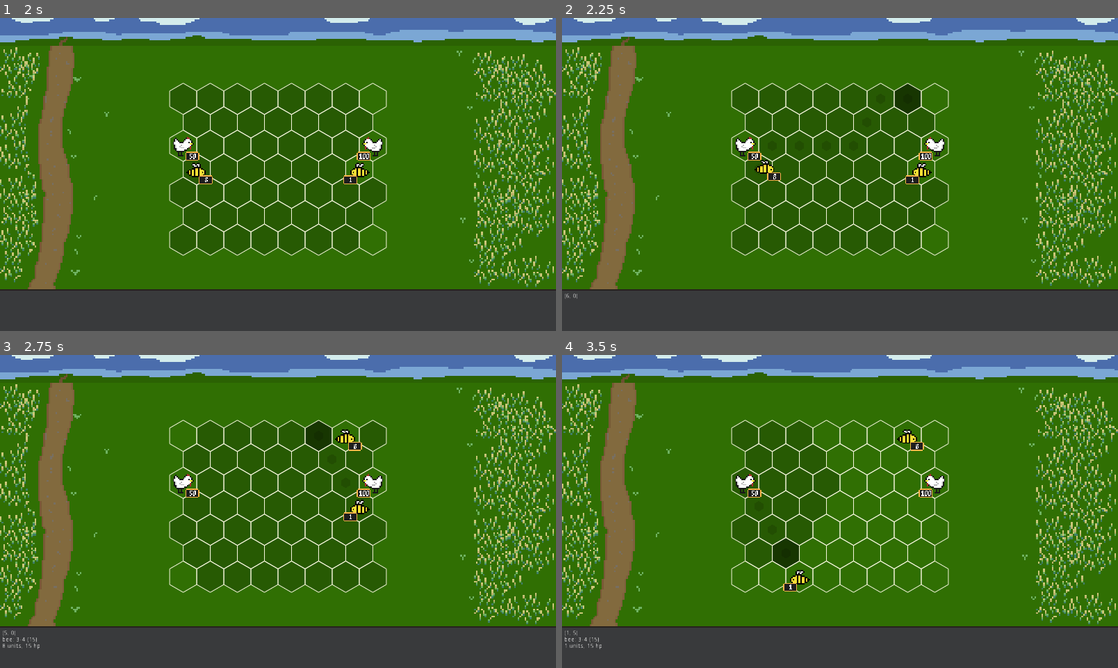
Above: before the commit, frames 1-4 (two rows, left to right).
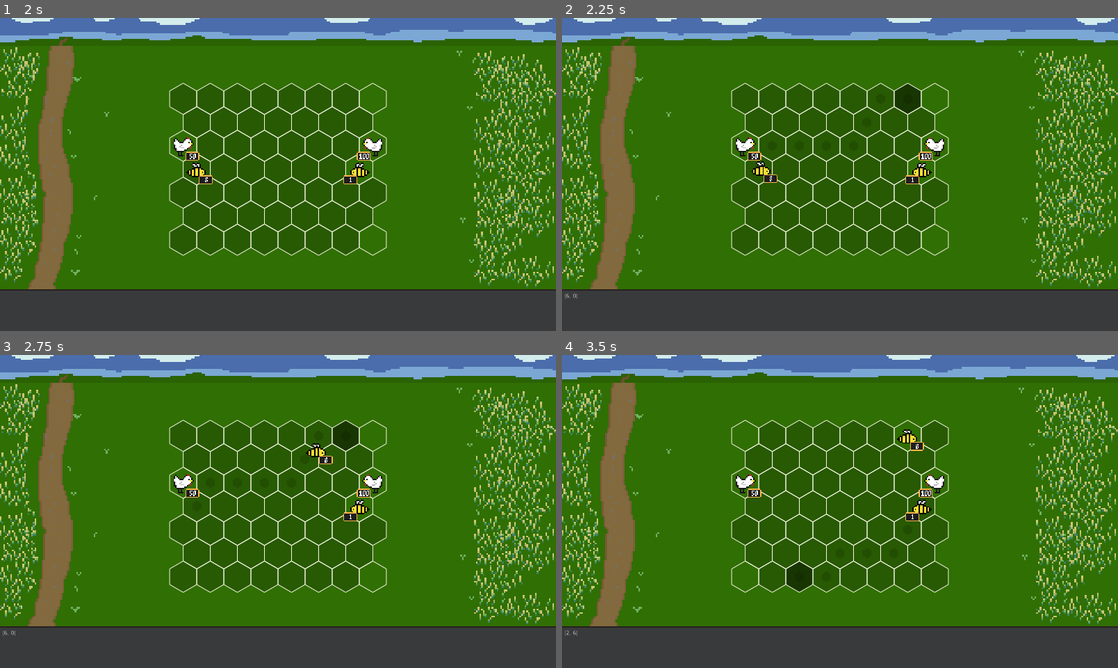
Above: after the commit, the same moments.

Repository: jerome-ceccato/HommLite
Game: Godot game, scene res://combat/CombatScene.tscn
Same seed, same stepped clock (60 frames per second), same inputs: the game is played once before the commit and once after it.
Inputs (mouse positions are in pixels of both pictures, inside the frame that each line leads up to):
- Up to frame 1 (2 s): tap Enter at 0.5 s; move the mouse to (77, 312) at 0.52 s; tap Shift at 0.6, 1.35 s; click (77, 312) at 0.67 s; tap Space at 1.25 s; move the mouse to (166, 190) at 1.27 s; click (166, 190) at 1.42 s
- Up to frame 2 (2.25 s): tap Enter at 2 s; move the mouse to (895, 105) at 2.02 s; tap Shift at 2.1 s; click (895, 105) at 2.17 s
- Up to frame 3 (2.75 s): no input
- Up to frame 4 (3.5 s): move the mouse to (812, 574) at 2.77 s; tap Shift at 2.85 s; click (812, 574) at 2.92 s

Frame 1 is identical in both runs. In frame 2, 0.2% of the frame differs, in the area x 34-40%, y 45-53%; in frame 3, 0.9%; in frame 4, 1.2%, in the area x 0-67%, y 39-94%.

Commit message:
pathfinding

Diff:
--- a/hommlite/combat/data/UnitData.gd
+++ b/hommlite/combat/data/UnitData.gd
@@ -8,15 +8,18 @@
 var speed: int
 var initiative: int
 
+var flying: bool
+
 var attack_low: int
 var attack_high: int
 var hp: int
 
 
-func _init(_id: String, _speed: int, _initiative: int, _attackl: int, _attackh: int, _hp: int):
+func _init(_id: String, _speed: int, _initiative: int, _flying: bool, _attackl: int, _attackh: int, _hp: int):
 	id = _id
 	speed = _speed
 	initiative = _initiative
+	flying = _flying
 	attack_low = _attackl
 	attack_high = _attackh
 	hp = _hp
--- a/hommlite/combat/data/UnitFactory.gd
+++ b/hommlite/combat/data/UnitFactory.gd
@@ -1,7 +1,7 @@
 class_name UnitFactory
 
 static func chicken() -> UnitData:
-	return UnitData.new("chicken", 3, 3, 1, 1, 1)
+	return UnitData.new("chicken", 3, 3, false, 1, 1, 1)
 
 static func bee() -> UnitData:
-	return UnitData.new("bee", 7, 7, 3, 4, 15)
+	return UnitData.new("bee", 7, 7, true, 3, 4, 15)
--- a/hommlite/combat/logic/BattleEvents.gd
+++ b/hommlite/combat/logic/BattleEvents.gd
@@ -2,7 +2,7 @@
 extends Node
 
 signal active_stack_changed(stack) # BattleStack
-signal stack_moved(stack, previous_position) # BattleStack, BattleCoords
+signal stack_moved(stack, movement) # BattleStack, BattleMovement
 signal stack_damaged(stack) # BattleStack
 signal stack_destroyed(stack) # BattleStack
 
--- /dev/null
+++ b/hommlite/combat/logic/BattleMovement.gd
@@ -0,0 +1,10 @@
+class_name BattleMovement
+extends Reference
+
+var path: Array # [BattleCoords]
+var flying: bool
+
+
+func _init(_path: Array, _flying: bool):
+	path = _path
+	flying = _flying
--- a/hommlite/combat/logic/BattleQueue.gd
+++ b/hommlite/combat/logic/BattleQueue.gd
@@ -39,6 +39,7 @@
 	_event_locked = true
 	return true
 
+
 func _queue_next():
 	_q_index = _q_index + 1 if _q_index + 1 < _queue.size() else 0
 	_events.emit_signal("active_stack_changed", _queue[_q_index])
@@ -47,10 +48,11 @@
 
 func _action_move(coords: BattleCoords):
 	var active_stack = _queue[_q_index]
-	var previous_pos = active_stack.coordinates
+	var path = _battle_state.path_find(active_stack, coords)
+	var movement = BattleMovement.new(path, active_stack.stack.unit.flying)
 
 	_battle_state.move_stack(active_stack, coords)
-	_events.emit_signal("stack_moved", active_stack, previous_pos)
+	_events.emit_signal("stack_moved", active_stack, movement)
 	yield(_events, "resume")
 
 	_queue_next()
@@ -61,8 +63,11 @@
 	var previous_pos = active_stack.coordinates
 
 	if previous_pos.index != from.index:
+		var path = _battle_state.path_find(active_stack, from)
+		var movement = BattleMovement.new(path, active_stack.stack.unit.flying)
+
 		_battle_state.move_stack(active_stack, from)
-		_events.emit_signal("stack_moved", active_stack, previous_pos)
+		_events.emit_signal("stack_moved", active_stack, movement)
 		yield(_events, "resume")
 
 	if _battle_state.attack_stack(active_stack, target):
--- a/hommlite/combat/ui/CombatArea.gd
+++ b/hommlite/combat/ui/CombatArea.gd
@@ -34,8 +34,8 @@
 	update()
 
 
-func _on_Battle_stack_moved(stack: BattleStack, previous_position: BattleCoords):
-	_wait(units.move_stack(hexgrid, stack))
+func _on_Battle_stack_moved(stack: BattleStack, movement: BattleMovement):
+	_wait(units.move_stack(hexgrid, stack, movement))
 
 func _on_Battle_stack_destroyed(stack: BattleStack):
 	_wait(units.remove_stack(hexgrid, stack))
--- a/hommlite/combat/ui/stacks/StackContainer.gd
+++ b/hommlite/combat/ui/stacks/StackContainer.gd
@@ -23,19 +23,37 @@
 	_sprite.material.set_shader_param("enabled", active)
 
 
-func animate_to_position(pos: Vector2) -> float:
-	var duration = 0.5
-	_tween.interpolate_property(
-		self,
-		"position",
-		position,
-		pos,
-		duration,
-		Tween.TRANS_SINE,
-		Tween.EASE_IN_OUT
-	)
-	_tween.start()
-	return duration
+func animate_through_points(points: Array, flying: bool):
+	if flying:
+		_tween.interpolate_property(
+			self,
+			"position",
+			position,
+			points[-1],
+			animation_time(points),
+			Tween.TRANS_SINE,
+			Tween.EASE_IN_OUT
+		)
+		_tween.start()
+	else:
+		var single_point_duration = 0.1
+		for point in points:
+			_tween.interpolate_property(
+				self,
+				"position",
+				position,
+				point,
+				single_point_duration,
+				Tween.TRANS_SINE,
+				Tween.EASE_IN_OUT
+			)
+			_tween.start()
+			yield(_tween, "tween_completed")
+
+
+func animation_time(points: Array):
+	var single_point_duration = 0.1
+	return single_point_duration * points.size()
 
 
 func animate_death() -> float:
--- a/hommlite/combat/ui/stacks/VisibleUnits.gd
+++ b/hommlite/combat/ui/stacks/VisibleUnits.gd
@@ -19,10 +19,12 @@
 		container.position = grid.get_cell_at_coords(container.stack.coordinates).center
 
 
-func move_stack(grid: HexGrid, stack: BattleStack) -> float:
+func move_stack(grid: HexGrid, stack: BattleStack, movement: BattleMovement) -> float:
 	var container = _container_for_bstack(stack)
 	if container != null:
-		return container.animate_to_position(grid.get_cell_at_coords(stack.coordinates).center)
+		var path_coords = _hex_centers_for_coords(movement.path, grid)
+		container.animate_through_points(path_coords, movement.flying)
+		return container.animation_time(path_coords)
 	return 0.0
 
 
@@ -68,3 +70,10 @@
 		if item.stack.id == bstack.id:
 			return item
 	return null
+
+
+func _hex_centers_for_coords(coords: Array, grid: HexGrid) -> Array:
+	var items = []
+	for c in coords:
+		items.append(grid.get_cell_at_coords(c).center)
+	return items
--- a/hommlite/project.godot
+++ b/hommlite/project.godot
@@ -33,6 +33,11 @@
 "class": "BattleGrid",
 "language": "GDScript",
 "path": "res://combat/logic/BattleGrid.gd"
+}, {
+"base": "Reference",
+"class": "BattleMovement",
+"language": "GDScript",
+"path": "res://combat/logic/BattleMovement.gd"
 }, {
 "base": "Node",
 "class": "BattleQueue",
@@ -110,6 +115,7 @@
 "BattleCoords": "",
 "BattleEvents": "",
 "BattleGrid": "",
+"BattleMovement": "",
 "BattleQueue": "",
 "BattleStack": "",
 "BattleState": "",
